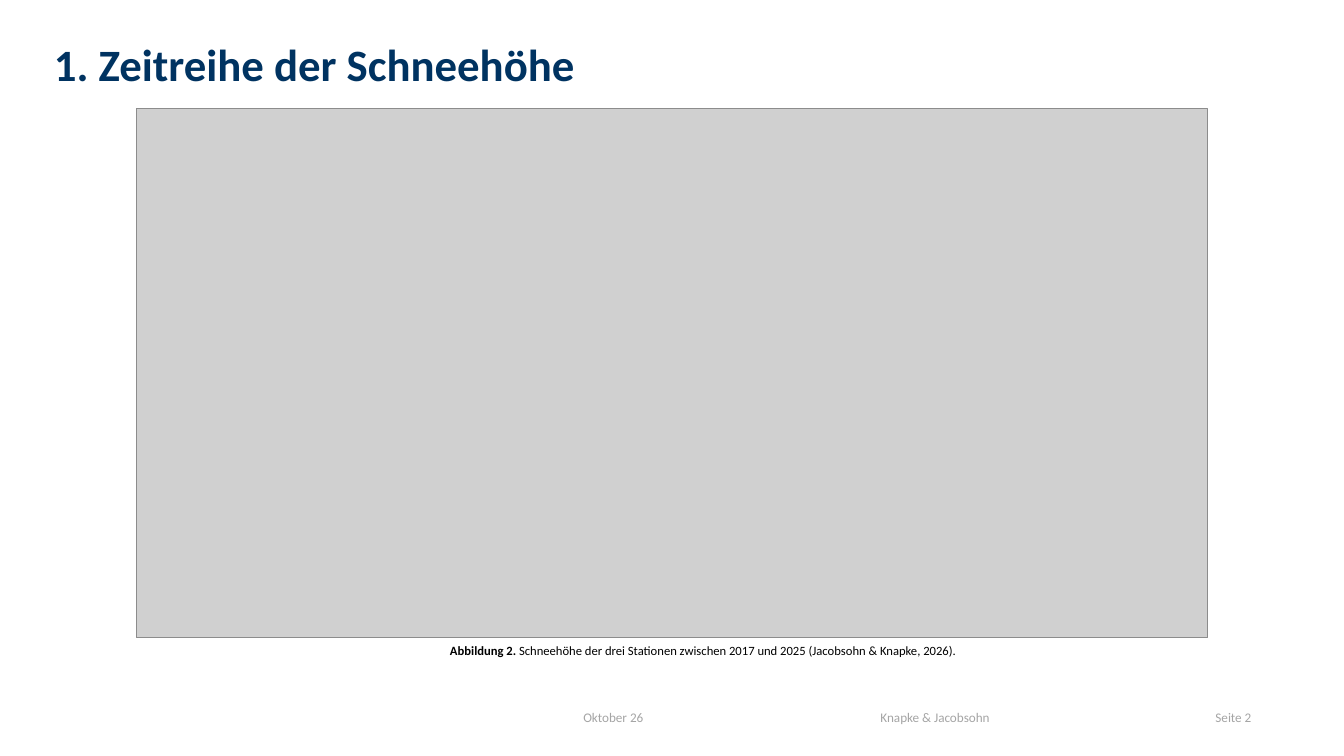
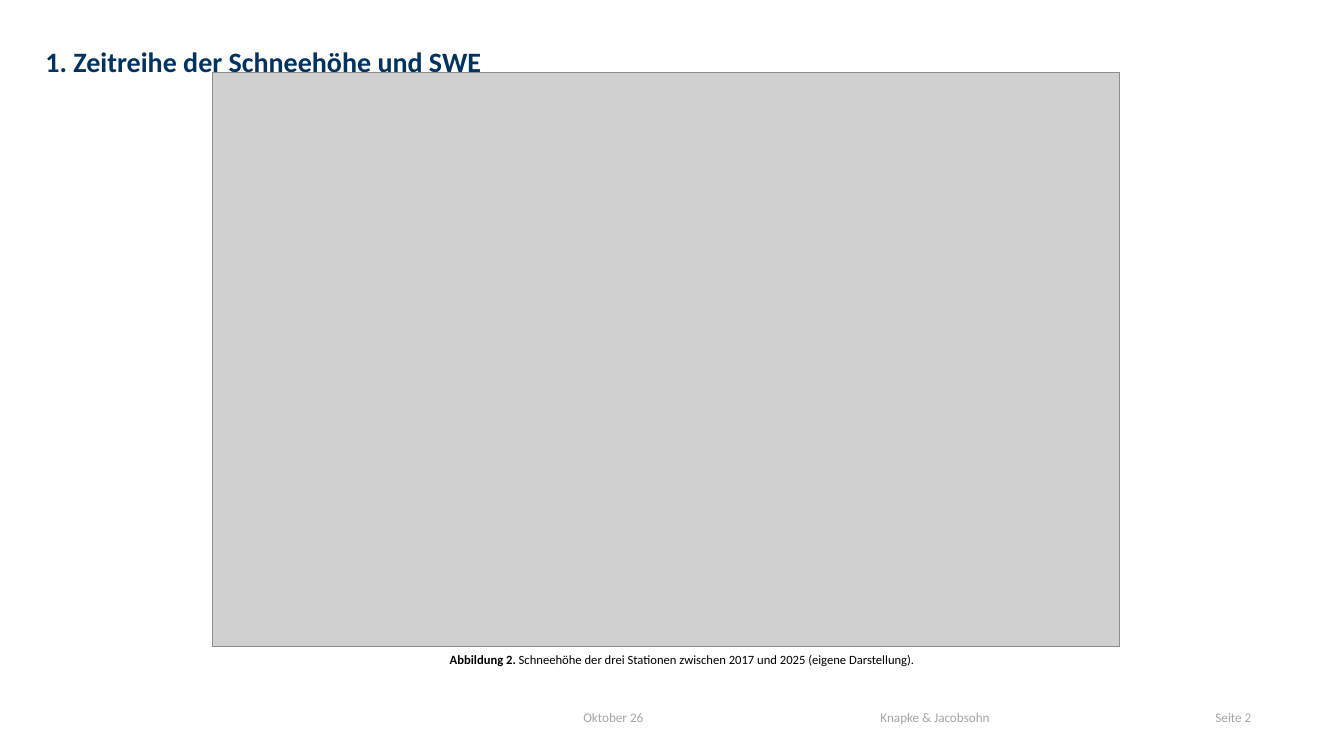
Before and after one commit to 20jacobs/Snow_rofental, a slide deck: slide 2 of Schnee_Datenanalyse.pptx. Drawn at 1344x756 pixels with LibreOffice and Linux fonts; fonts in the diff are those of the drawing; grey boxes stand for pictures; background and template pictures are left out. Boxes give left, top, right and bottom in pixels: in the first picture for what was removed or moved away, otherwise in the second. Text is boxed around its words. In the diff, an @@ line names an element or a change of style, - is before the commit and + after.

```diff
--- a/Schnee_Datenanalyse.pptx
+++ b/Schnee_Datenanalyse.pptx
@@ text at [45, 49, 481, 79]: text changed; size 32 to 20 pt @@
-1. Zeitreihe der Schneehöhe
+1. Zeitreihe der Schneehöhe und SWE
@@ picture: place and size @@
-picture at [136, 109, 1208, 638]
+picture at [213, 73, 1120, 647]
@@ text at [450, 655, 914, 666]: text changed @@
-Abbildung 2. Schneehöhe der drei Stationen zwischen 2017 und 2025 (Jacobsohn & Knapke, 2026).
+Abbildung 2. Schneehöhe der drei Stationen zwischen 2017 und 2025 (eigene Darstellung).
```
Also in this commit, not shown: 5 other slides changed, 2 slides removed, 7 other files.
